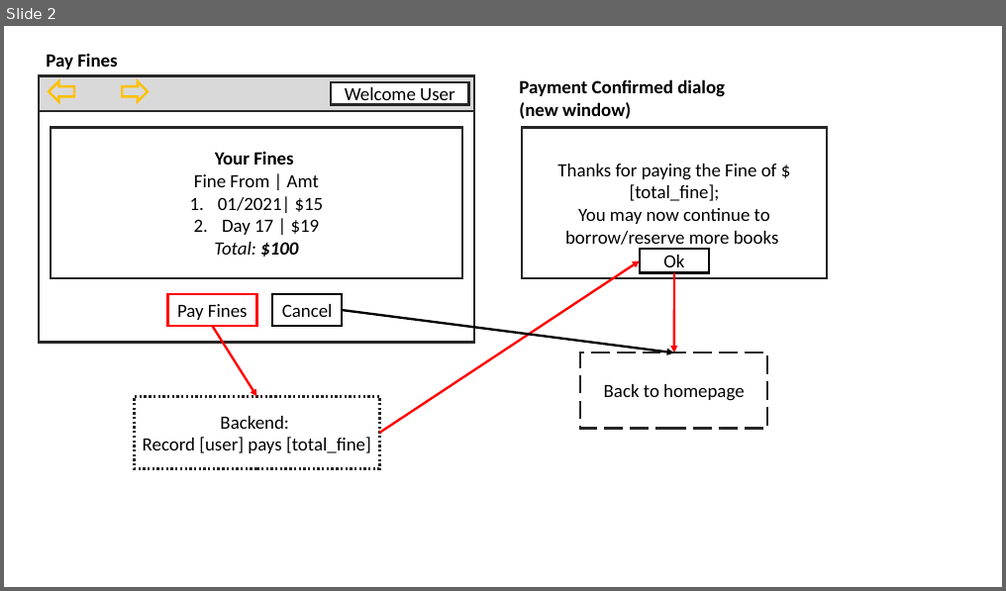
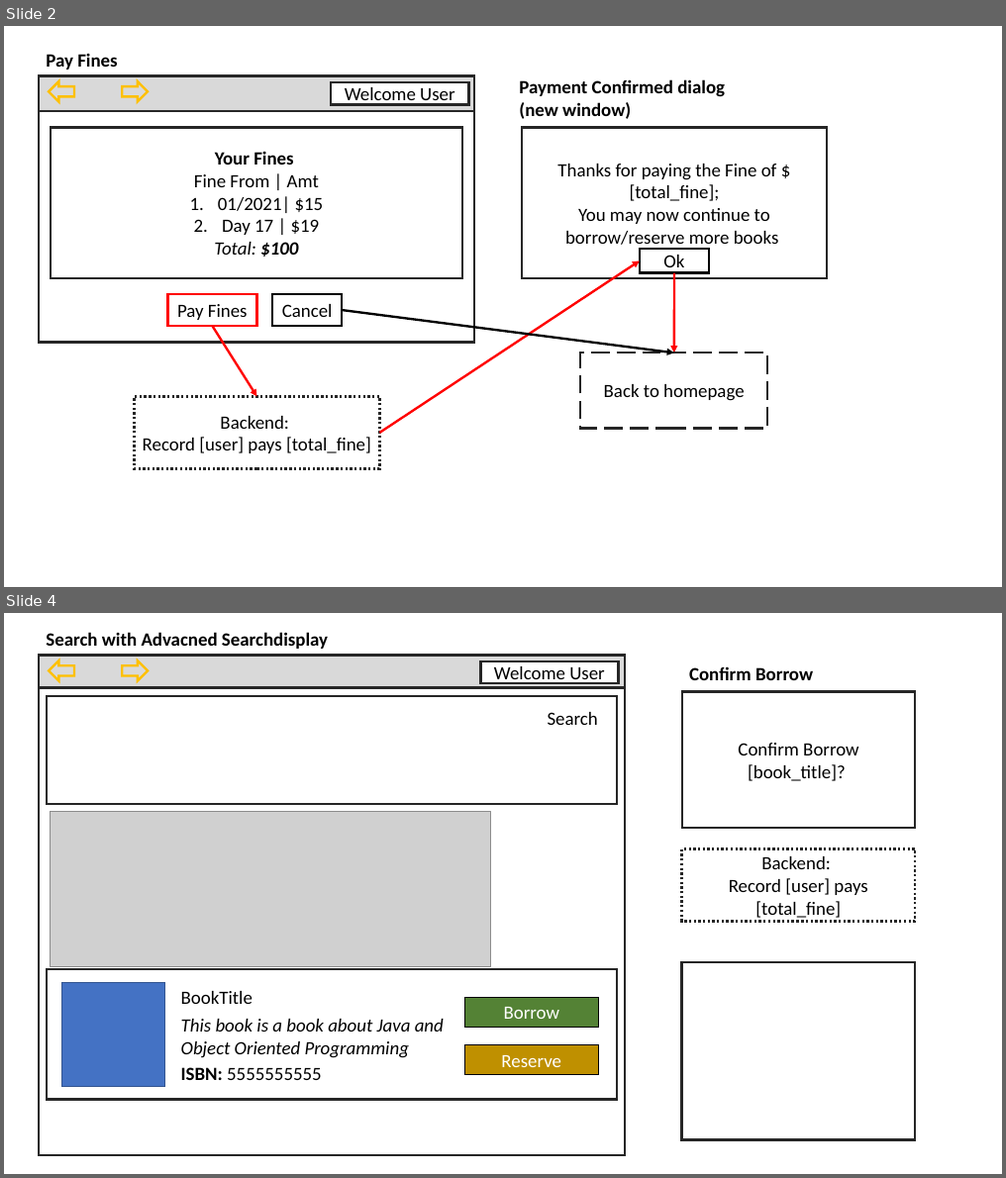
Before and after one commit to ashleyleerx/BT2102-project, a slide deck: FrontEnd_Gui Wireframe.pptx. Shown one above the other, each under a label of ours: slide 2 before the commit, slides 2 and 4 after it; the slides between them are not shown. The pictures are 1006x591 and 1006x1178 pixels, drawn with LibreOffice and Linux fonts; fonts in the diff are those of the drawing; grey boxes stand for pictures. Boxes give left, top, right and bottom in pixels: in the first picture for what was removed or moved away, otherwise in the second. Text is boxed around its words. In the diff, an @@ line names an element or a change of style, - is before the commit and + after.

```diff
--- a/FrontEnd_Gui Wireframe.pptx
+++ b/FrontEnd_Gui Wireframe.pptx
@@ slide 4 added at (4,613,1002,1174), background #FFFFFF @@
@@ text added at (46,632,328,649), 18 pt, text #000000, bold @@
+Search with Advacned Searchdisplay
@@ rectangle added at (39,655,625,1155), fill #FFFFFF, outline #262626 2.25 pt @@
@@ rectangle added at (39,656,625,688), fill #D9D9D9, outline #262626 2.25 pt @@
@@ left arrow added at (49,661,74,681), outline #FFC000 2.25 pt @@
@@ left arrow added at (122,661,148,681), outline #FFC000 2.25 pt @@
@@ rectangle added at (481,662,619,683), fill #FFFFFF, outline #262626 2.25 pt, 18 pt, text #000000 @@
+Welcome User
@@ text added at (689,666,813,680), 18 pt, text #000000, bold @@
+Confirm Borrow
@@ rectangle added at (47,696,617,804), fill #FFFFFF, outline #262626 2.25 pt @@
@@ rectangle added at (682,691,915,828), fill #FFFFFF, outline #262626 2.25 pt, 18 pt, text #000000 @@
+Confirm Borrow [book_title]?
@@ text added at (548,712,598,725), 18 pt, text #000000 @@
+Search
@@ picture added at (51,811,491,967) @@
@@ rectangle added at (682,850,915,922), fill #FFFFFF, outline #262626 2.25 pt dashed, 18 pt, text #000000 @@
+Backend:
+Record [user] pays [total_fine]
@@ rectangle added at (682,962,915,1140), fill #FFFFFF, outline #262626 2.25 pt @@
@@ rectangle added at (47,969,617,1100), fill #FFFFFF, outline #262626 2.25 pt @@
@@ rectangle added at (61,983,165,1087), fill #4472C4, outline #325491 1 pt @@
@@ text added at (181,991,252,1004), 18 pt, text #000000 @@
+BookTitle
@@ rectangle added at (465,997,598,1027), fill #548235, outline #000000 1 pt, 18 pt, text #FFFFFF @@
+Borrow
@@ text added at (181,1019,444,1059), 18 pt, text #000000, italic @@
+This book is a book about Java and Object Oriented Programming
@@ rectangle added at (465,1045,598,1075), fill #BF9000, outline #000000 1 pt, 18 pt, text #FFFFFF @@
+Reserve
@@ text added at (181,1067,322,1080), 18 pt, text #000000 @@
+ISBN: 5555555555
```
Also in this commit, not shown: 3 slides changed.
